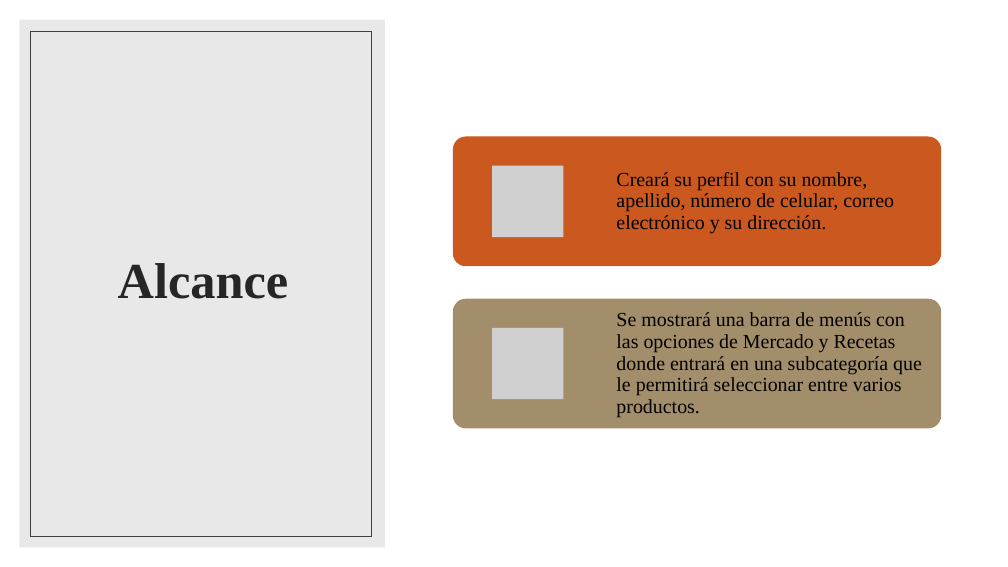
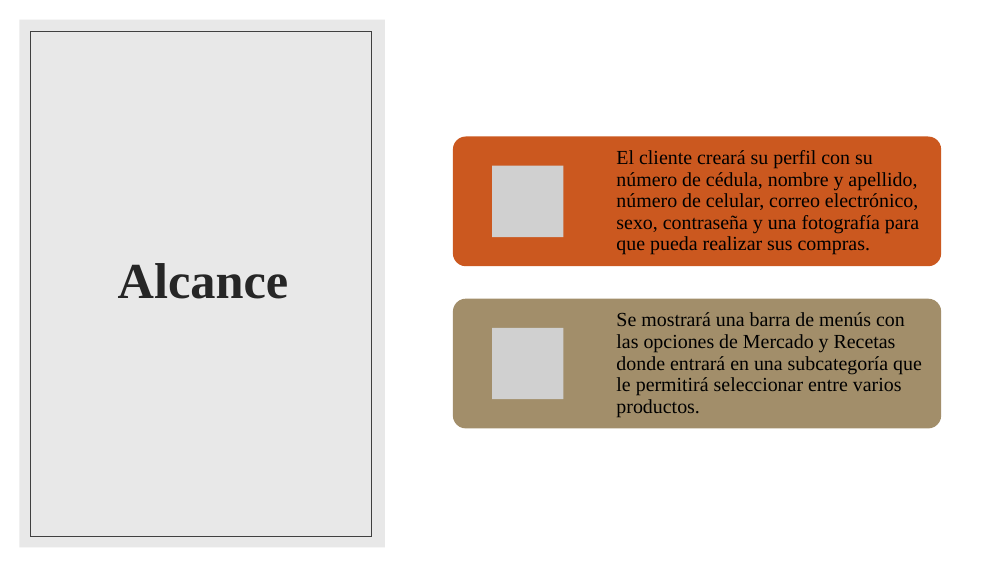
Before and after one commit to DanielIza97/TecTronik, a slide deck: slide 4 of Proyecto final.pptx (slide 5 before the commit). Drawn at 1008x567 pixels with LibreOffice and Linux fonts; fonts in the diff are those of the drawing; grey boxes stand for pictures. Boxes give left, top, right and bottom in pixels: in the first picture for what was removed or moved away, otherwise in the second. Text is boxed around its words. In the diff, an @@ line names an element or a change of style, - is before the commit and + after.

```diff
--- a/Proyecto final.pptx
+++ b/Proyecto final.pptx
@@ text at bbox=[616, 150, 919, 255]: text changed @@
-Creará su perfil con su nombre, apellido, número de celular, correo electrónico y su dirección.
+El cliente creará su perfil con su número de cédula, nombre y apellido, número de celular, correo electrónico, sexo, contraseña y una fotografía para que pueda realizar sus compras.
```
Also in this commit, not shown: 4 other slides changed, 2 slides added, 2 slides removed, 1 other file.
